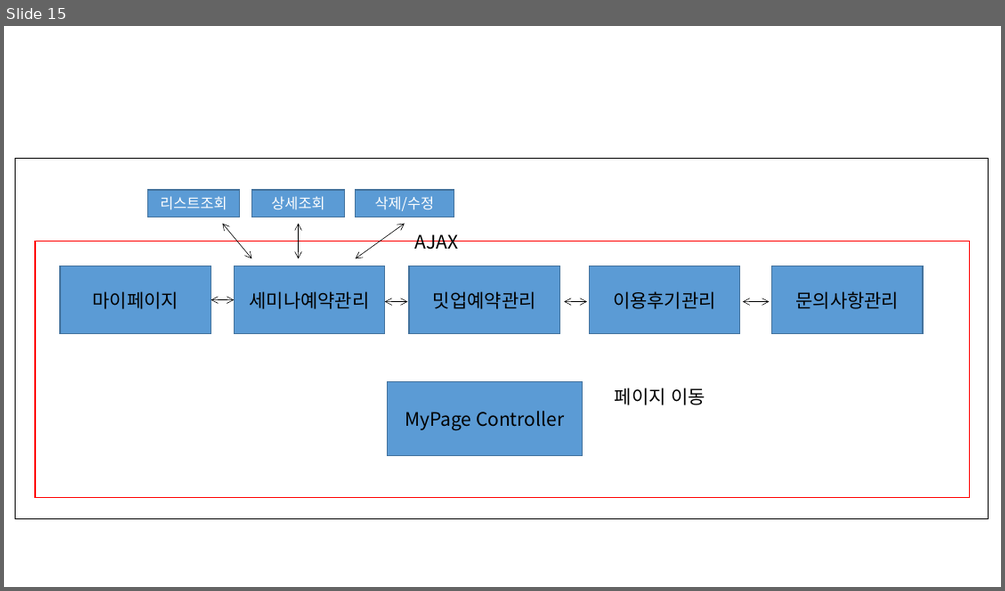
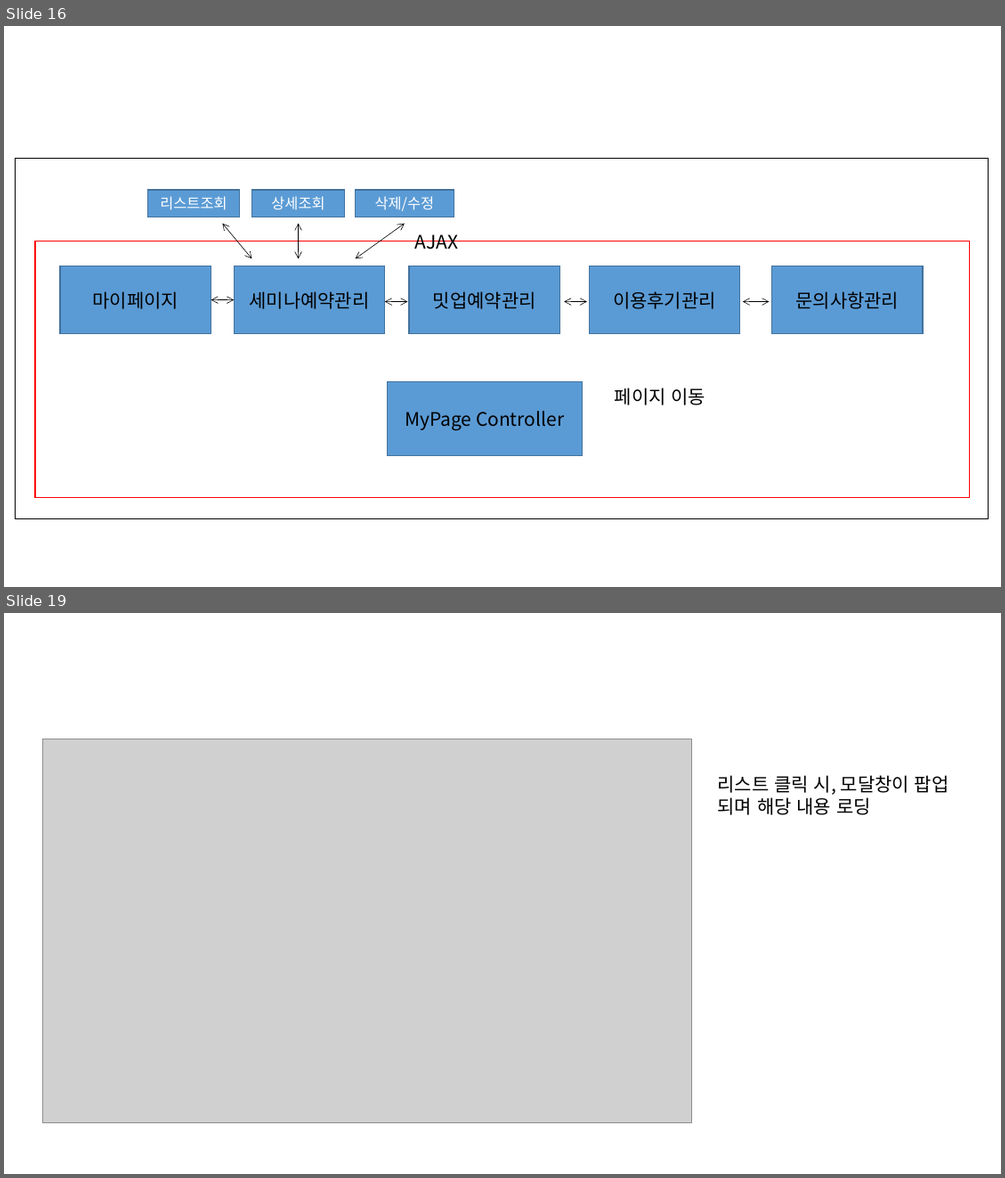
Before and after one commit to ezenteam2/e-Zone, a slide deck: 0 발표용 파워포인트/0417 3차발표/0417 project05 - 파워포인트 - 형준.pptx. Shown one above the other, each under a label of ours: slide 15 before the commit, slides 16 and 19 after it; the slides between them are not shown. The pictures are 1005x591 and 1005x1178 pixels, drawn with LibreOffice and Linux fonts; fonts in the diff are those of the drawing; grey boxes stand for pictures. Boxes give left, top, right and bottom in pixels: in the first picture for what was removed or moved away, otherwise in the second. Text is boxed around its words. In the diff, an @@ line names an element or a change of style, - is before the commit and + after.

```diff
--- a/0 발표용 파워포인트/0417 3차발표/0417 project05 - 파워포인트 - 형준.pptx
+++ b/0 발표용 파워포인트/0417 3차발표/0417 project05 - 파워포인트 - 형준.pptx
@@ slide 19 added at (x1=4, y1=613, x2=1001, y2=1174), background #FFFFFF @@
@@ picture added at (x1=42, y1=738, x2=691, y2=1123) @@
@@ text added at (x1=718, y1=775, x2=949, y2=815), 18 pt, text #000000 @@
+리스트 클릭 시, 모달창이 팝업 되며 해당 내용 로딩
@@ what was slide 15 is now slide 16 @@
```
Also in this commit, not shown: 9 other slides added, 2 other files.
